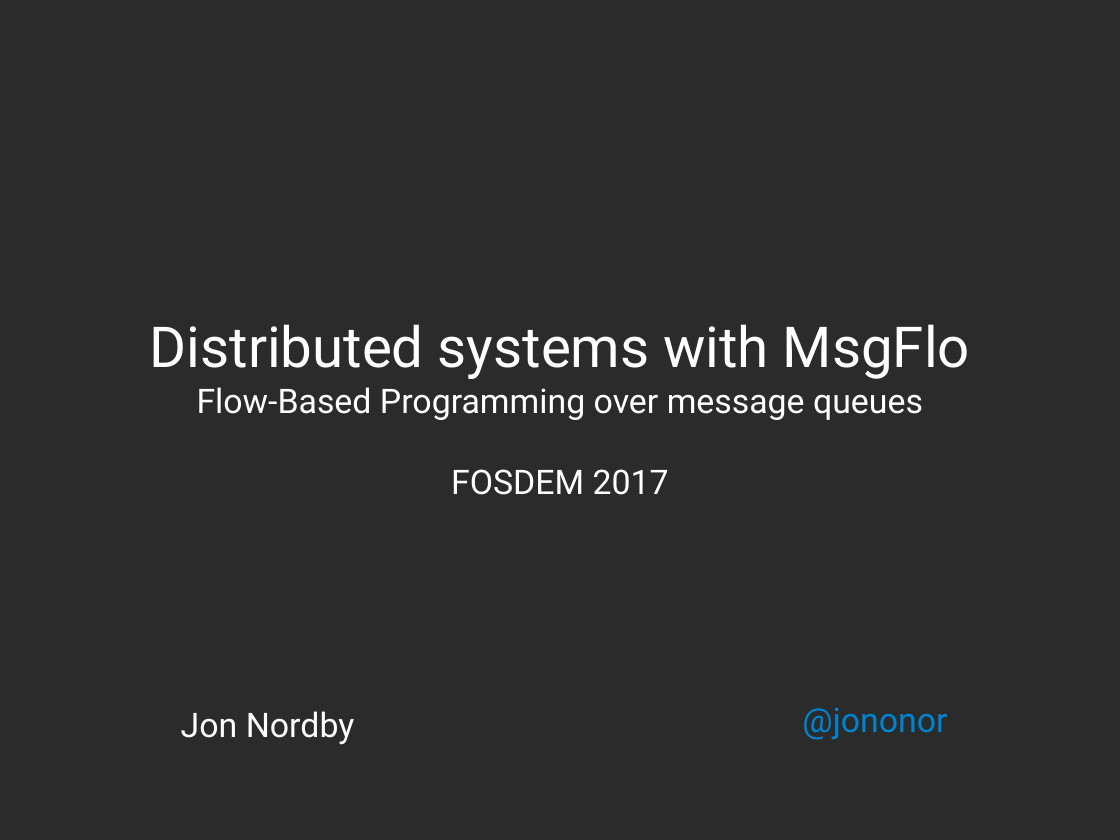
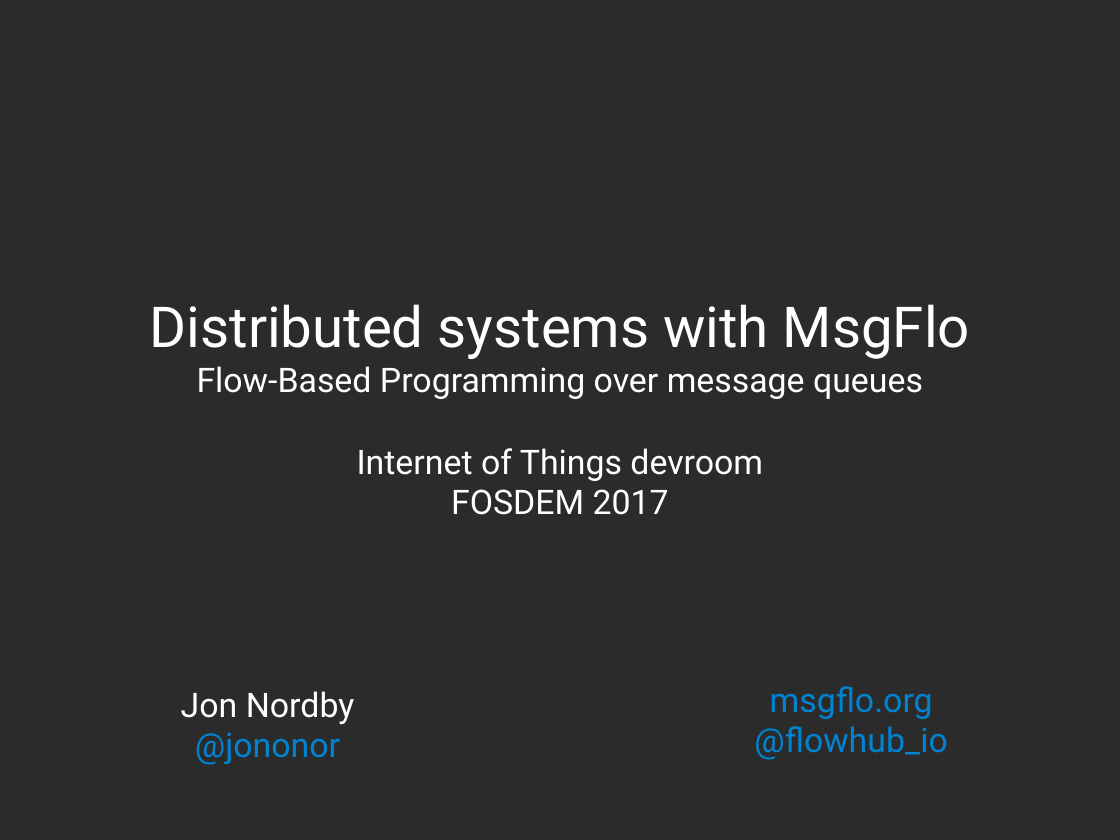
Before and after one commit to msgflo/msgflo, a slide deck: slide 1 of doc/fosdem2017/slides.odp. Drawn at 1120x840 pixels with LibreOffice and Linux fonts; fonts in the diff are those of the drawing; background and template pictures are left out; a plain dark background stands for a picture behind light text. Boxes give left, top, right and bottom in pixels: in the first picture for what was removed or moved away, otherwise in the second. Text is boxed around its words. In the diff, an @@ line names an element or a change of style, - is before the commit and + after.

Commit message:
doc: Basically ready FOSDEM slides

```diff
--- a/doc/fosdem2017/slides.odp
+++ b/doc/fosdem2017/slides.odp
@@ subtitle at (357, 448, 763, 515): text changed @@
-FOSDEM 2017
+Internet of Things devroom
+FOSDEM 2017
@@ text added at (754, 686, 947, 760), 24 pt, text #0084D1 @@
+msgflo.org
+@flowhub_io
@@ text at (181, 691, 355, 765): text changed @@
-Jon Nordby
+Jon Nordby
+@jononor
@@ text removed at (802, 707, 947, 740) @@
-@jononor
```
Also in this commit, not shown: 6 other slides changed, 7 slides added, 2 slides removed, 2 other files.
